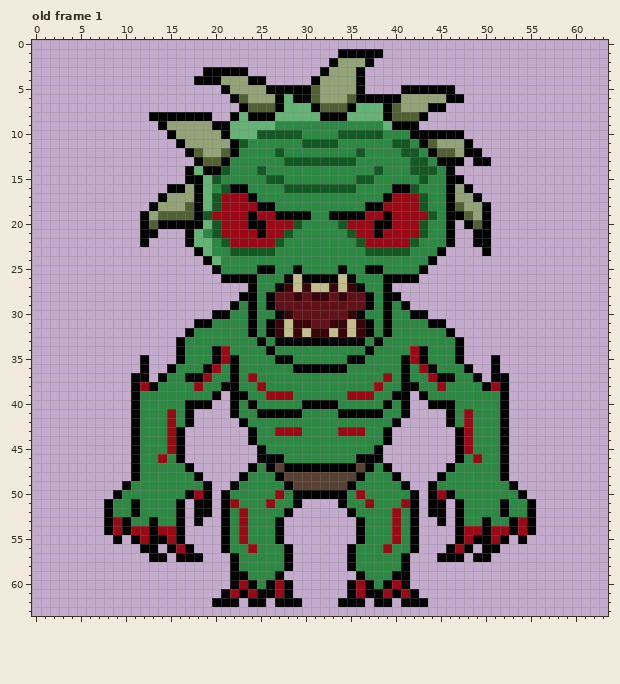
Pixel-art file, stored at Assets/art/Sprites/Enemy1Aseprite1.aseprite. That is the earlier state.
64x64 pixels, 6 frames. Shown: old frame 1. The commit also changed other frames, which this record leaves out.
After the commit:
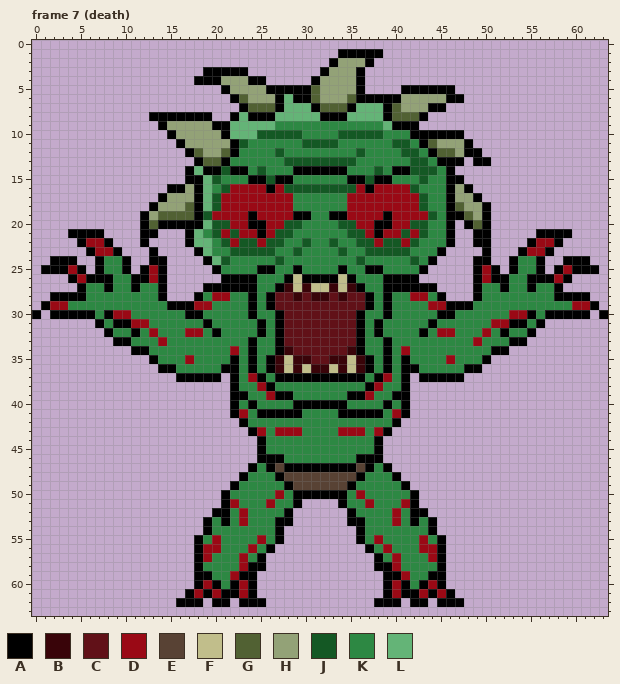
Palette (. is transparent): A #000000  B #390409  C #611118  D #9a0915  E #584234  F #c1be8b  G #516133  H #93a277  J #145824  K #2d8843  L #64b477
A new or re-ordered frame is compared with the old frame closest to it.
Message: корректировки зомби
The edit:
frames 6 -> 10
Changed rows in their new state; - is an unchanged pixel.
Frame 7 (death) is new; against old frame 1, layers "Zombie/head", "Zombie/body", "Zombie/foot":
first column x 0:
14 ----------------------AA-----AAAAAA-----AA----------------------
15 ------------------------AA-AA------AA-AA------------------------
16 ----------------------DDDDAD--------DADDDD----------------------
17 ------------------------DDDDD------DDDDD------------------------
18 -------------------------DDDD------DDDD-------------------------
19 ---------------------------DD------DD---------------------------
20 ---------------------J------J------J------J---------------------
21 ----AAAA--------------J----J--------J----J--------------AAAA----
22 -----ADDA--------------JJ-J---J--J---J-JJ--------------ADDA-----
23 ------ADDA---A---------------J----J-------------------ADDA------
24 --AAA--AKKA--AA------J-----J--------J-----J------AA--AKKA--AAA--
25 -AAADA-AKKA-ADA----------------------------------ADA-AKKA-ADAAA-
26 ----ADAAAKKAADA----------------------------------ADAAKKAAADA----
27 -----AKKAKKAKKA----AAAAA----------------AAAAA----AKKAKKAKKA-----
28 --AAAAKKKKKKKKA---AKDDKK----------------KKDDKA---AKKKKKKKKAAAA--
29 -ADDKKKKKKKKKKKAAADDKKK------------------KKKDDAAAKKKKKKKKKKKDDA-
30 A-AAAAAKADDKKKKKKAAKKK------C------C------KKKAAKKKKKKDDAKAAAAA-A
31 -------AKAADDKKKKKK-----KAKACCC--CCCAKAK-----KKKKKKDDAAKA-------
32 --------AKKAKDKKKDD-A---KAKACCCCCCCCAKAK---A-DDKKKDKAKKA--------
33 ---------AAKKKDKK-------AK--CCCCCCCC--KA-------KKDKKKAA---------
34 -----------AAKKKK---KKD-A-KABCCCCCCBAK-A-DKK---KKKKAA-----------
35 ------------.AKKKD--KK--A-ABFBBCCBBFBA-A--KK--DKKKA.------------
36 ------------.-A----KKA--A-ABFBFBBFBFBA-A--AKK----A-.------------
37 -----------..-..A--AA.---A-AAAAAAAAAA-A---.AA--A..-..-----------
38 -----------...........----A----------A----...........-----------
39 -----------..........------AA------AA------..........-----------
40 -----------.........---------A----A---------.........-----------
41 -----------.......-----D----------------D-----.......-----------
42 -----------.......----------------------------.......-----------
43 -----------......--------D------------D--------......-----------
44 -----------......-------.A------------A.-------......-----------
45 -----------......------------------------------......-----------
46 -----------......------------------------------......-----------
47 -----------.......----------------------------.......-----------
48 -----------........--------------------------........-----------
49 ----------..........------------------------..........----------
50 ---------...........------------------------...........---------
51 --------.........-..------------------------..-.........--------
52 --------.........-..A----------------------A..-.........--------
53 --------.........-.AK-------A------A-------KA.-.........--------
54 --------.........--AKK-K----------------K-KKA--.........--------
55 ---------.-......-AKDK-K-D------------D-K-KDKA-......-.---------
56 ------------..-...ADDK----A..------..A----KDDA...-..------------
57 -------------..-..-DKKKD-A...------...A-DKKKD-..-..-------------
58 ------------------AKKKKDAA...------...AADKKKKA------------------
59 ------------------AAKKD-A...--------...A-DKKAA------------------
60 ------------------ADAK---....------....---KADA------------------
61 -----------------ADAD-ADA....------....ADA-DADA-----------------
62 ----------------AAA---.A---...----...---A.---AAA----------------
Changed places in both pictures, as pixel boxes (x1, y1, x2, y2):
changed: (32, 166, 608, 607)
